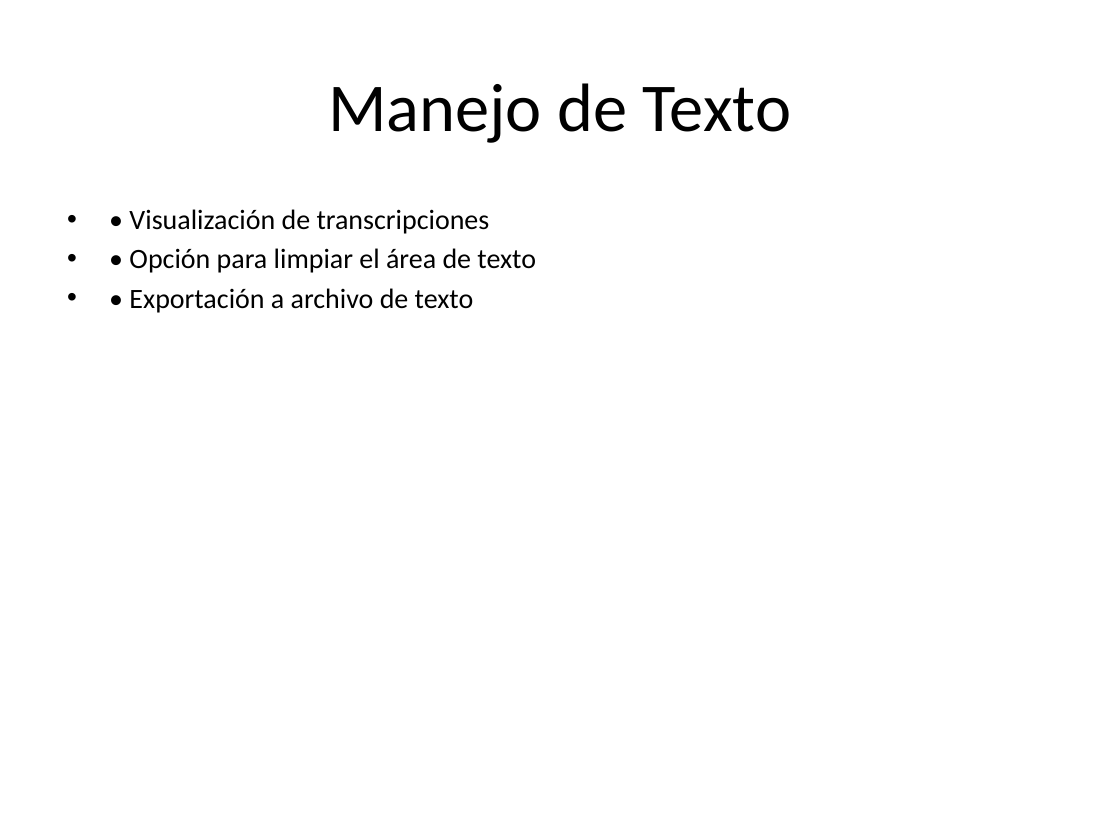
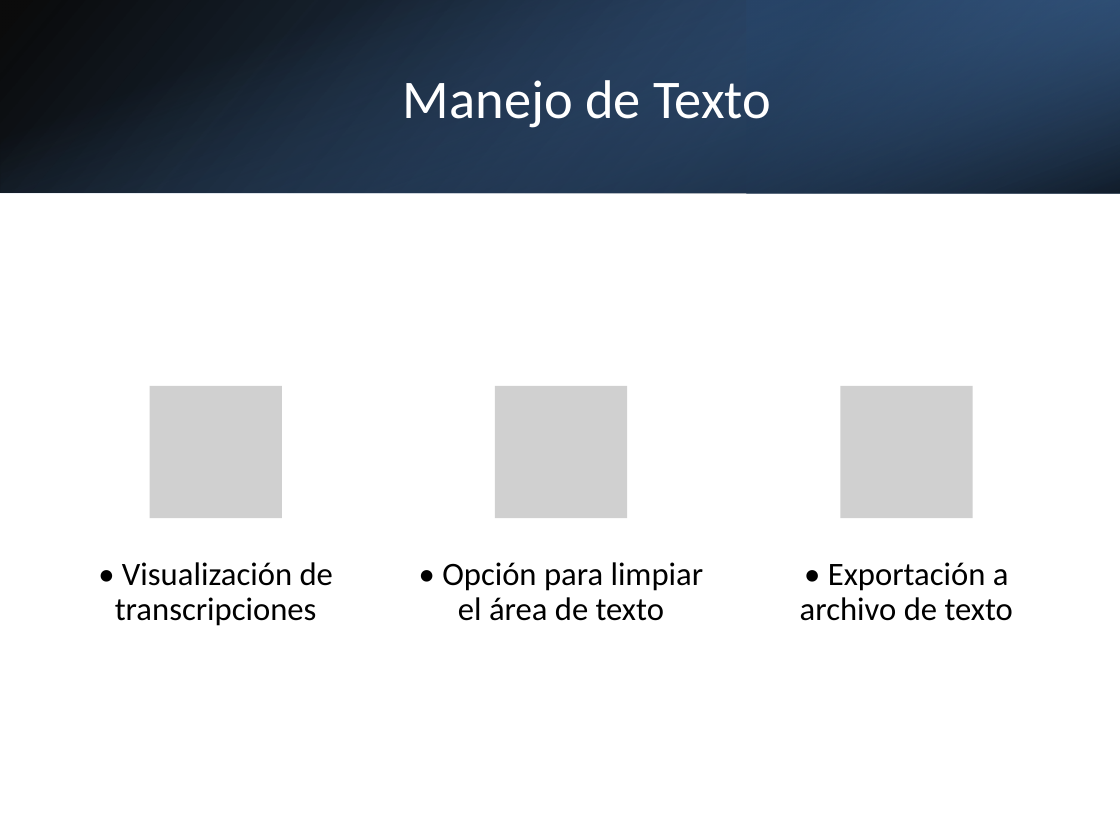
Before and after one commit to jonatha1992/Transcriptor, a slide deck: slide 6 of Presentacion_Transcriptor.pptx. Drawn at 1120x840 pixels with LibreOffice and Linux fonts; fonts in the diff are those of the drawing; grey boxes stand for pictures. Boxes give left, top, right and bottom in pixels: in the first picture for what was removed or moved away, otherwise in the second. Text is boxed around its words. In the diff, an @@ line names an element or a change of style, - is before the commit and + after.

```diff
--- a/Presentacion_Transcriptor.pptx
+++ b/Presentacion_Transcriptor.pptx
@@ rectangle added at [0, 0, 1120, 193], fill gradient #000000 to #376092 @@
@@ rectangle added at [0, 0, 1120, 193], fill gradient #4F81BD to #000000 @@
@@ rectangle added at [747, 0, 1120, 193], fill gradient #254061 to #4F81BD @@
@@ title "Manejo de Texto": place and size @@
-title "Manejo de Texto" at [328, 83, 791, 143]
+title "Manejo de Texto" at [403, 80, 771, 128]
@@ title "Manejo de Texto" at [403, 80, 771, 128]: size 44 to 35 pt, text colour #000000 to #FFFFFF @@
@@ text removed at [129, 209, 536, 313] @@
-• • Visualización de transcripciones
-• • Opción para limpiar el área de texto
-• • Exportación a archivo de texto
@@ group added at [115, 386, 1013, 626]: 3 pictures, 3 texts @@
+• Visualización de transcripciones
+• Opción para limpiar el área de texto
+• Exportación a archivo de texto
```
Also in this commit, not shown: 7 other slides changed, 9 other files.
